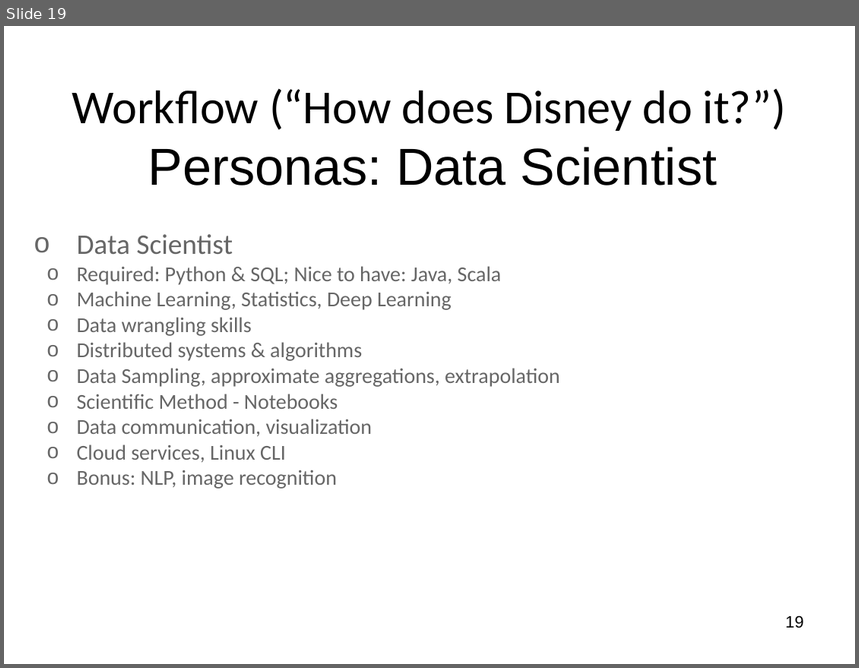
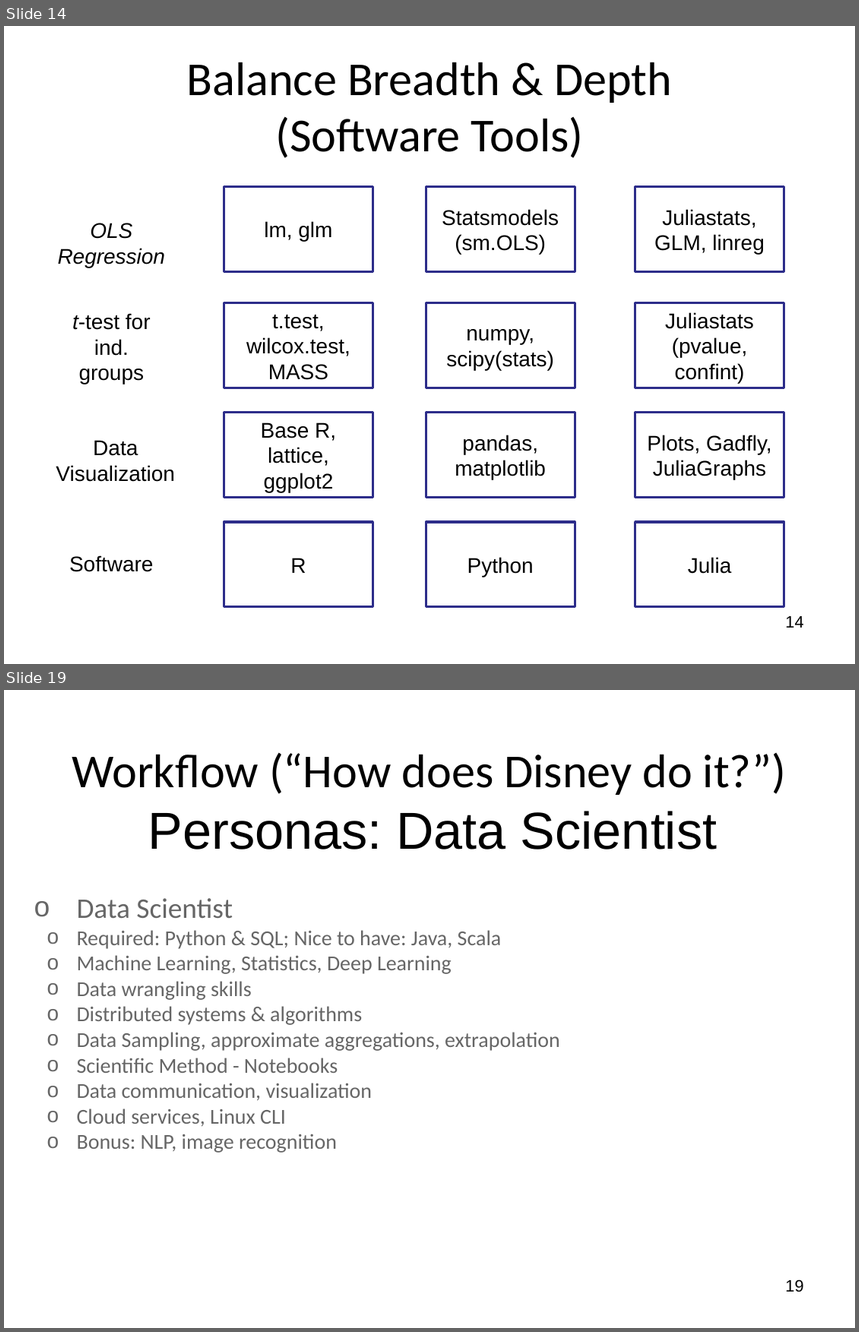
Before and after one commit to wsphd/datajam2018, a slide deck: dj2018.odp. Shown one above the other, each under a label of ours: slide 19 before the commit, slides 14 and 19 after it; the slides between them are not shown. The pictures are 859x668 and 859x1332 pixels, drawn with LibreOffice and Linux fonts; fonts in the diff are those of the drawing. Boxes give left, top, right and bottom in pixels: in the first picture for what was removed or moved away, otherwise in the second. Text is boxed around its words. In the diff, an @@ line names an element or a change of style, - is before the commit and + after.

```diff
--- a/dj2018.odp
+++ b/dj2018.odp
@@ slide 14 added at (4,26,855,664), background #FFFFFF @@
@@ title added at (187,62,672,158), 40 pt, text #000000 @@
+Balance Breadth & Depth
+(Software Tools)
@@ rectangle added at (224,187,373,272), fill #FFFFFF, outline #2D2D8A 2.01 pt, 18 pt, text #000000 @@
+lm, glm
@@ rectangle added at (427,187,576,272), fill #FFFFFF, outline #2D2D8A 2.01 pt, 18 pt, text #000000 @@
+Statsmodels (sm.OLS)
@@ rectangle added at (636,187,785,272), fill #FFFFFF, outline #2D2D8A 2.01 pt, 18 pt, text #000000 @@
+Juliastats, GLM, linreg
@@ text added at (58,223,166,268), 18 pt, text #000000, italic @@
+OLS
+Regression
@@ text added at (72,313,151,385), 18 pt, text #000000 @@
+t-test for
+ind.
+groups
@@ rectangle added at (224,303,373,388), fill #FFFFFF, outline #2D2D8A 2.01 pt, 18 pt, text #000000 @@
+t.test, wilcox.test, MASS
@@ rectangle added at (427,303,576,388), fill #FFFFFF, outline #2D2D8A 2.01 pt, 18 pt, text #000000 @@
+numpy,
+scipy(stats)
@@ rectangle added at (636,303,785,388), fill #FFFFFF, outline #2D2D8A 2.01 pt, 18 pt, text #000000 @@
+Juliastats (pvalue, confint)
@@ rectangle added at (224,412,373,497), fill #FFFFFF, outline #2D2D8A 2.01 pt, 18 pt, text #000000 @@
+Base R, lattice, ggplot2
@@ rectangle added at (427,412,576,497), fill #FFFFFF, outline #2D2D8A 2.01 pt, 18 pt, text #000000 @@
+pandas, matplotlib
@@ rectangle added at (636,412,785,497), fill #FFFFFF, outline #2D2D8A 2.01 pt, 18 pt, text #000000 @@
+Plots, Gadfly, JuliaGraphs
@@ text added at (56,440,175,482), 18 pt, text #000000 @@
+Data
+Visualization
@@ rectangle added at (224,522,373,607), fill #FFFFFF, outline #2D2D8A 2.01 pt, 18 pt, text #000000 @@
+R
@@ rectangle added at (427,522,576,607), fill #FFFFFF, outline #2D2D8A 2.01 pt, 18 pt, text #000000 @@
+Python
@@ rectangle added at (636,522,785,607), fill #FFFFFF, outline #2D2D8A 2.01 pt, 18 pt, text #000000 @@
+Julia
@@ text added at (69,556,153,572), 18 pt, text #000000 @@
+Software
@@ page number added at (785,617,804,628), 14 pt, text #000000 @@
+14
```
Also in this commit, not shown: 8 slides changed, 3 other slides added, 10 slides removed, 1 other file.
